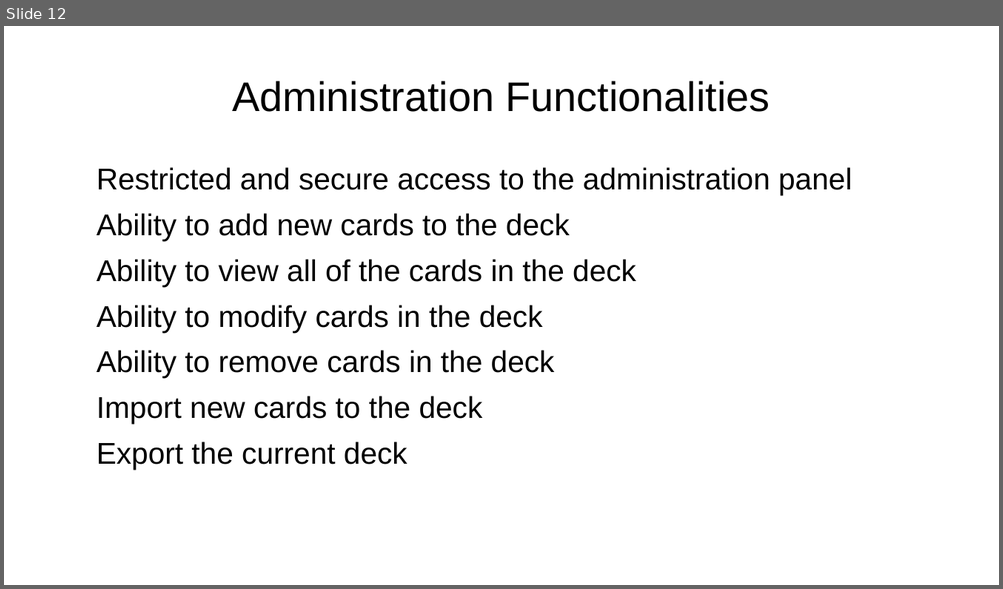
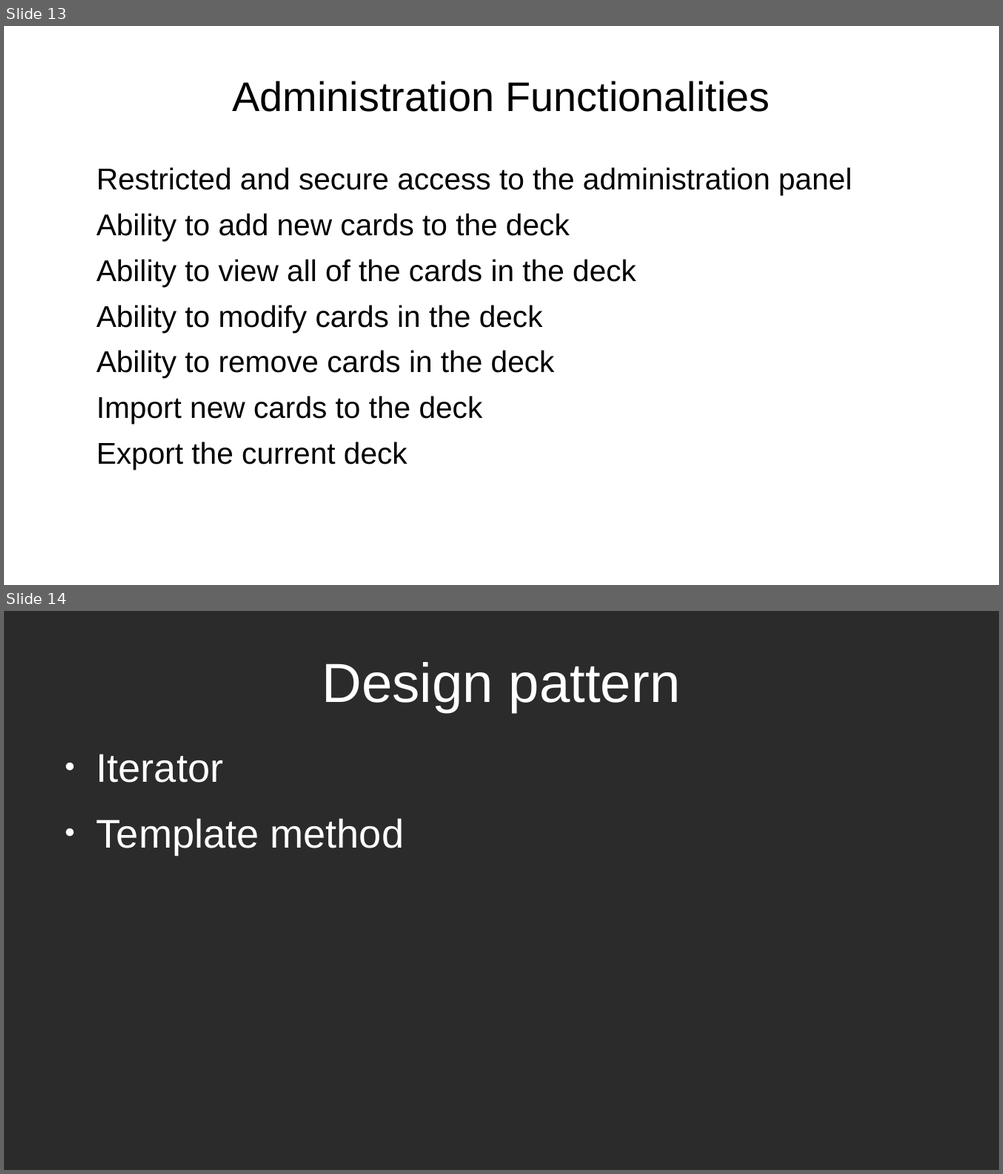
Before and after one commit to GiorgioCaculli/B2_TTMC_Doc, a slide deck: PowerPoint1.odp. Shown one above the other, each under a label of ours: slide 12 before the commit, slides 13 and 14 after it. The pictures are 1003x589 and 1003x1174 pixels, drawn with LibreOffice and Linux fonts; fonts in the diff are those of the drawing; background and template pictures are left out; a plain dark background stands for a picture behind light text. Boxes give left, top, right and bottom in pixels: in the first picture for what was removed or moved away, otherwise in the second. Text is boxed around its words. In the diff, an @@ line names an element or a change of style, - is before the commit and + after.

```diff
--- a/PowerPoint1.odp
+++ b/PowerPoint1.odp
@@ slide 14 added at bbox=[4, 611, 999, 1170], background picture (left out) @@
@@ title added at bbox=[321, 662, 680, 712], 44 pt, text #FFFFFF @@
+Design pattern
@@ text added at bbox=[96, 754, 404, 854], 32 pt, text #FFFFFF @@
+● Iterator
+● Template method
@@ what was slide 12 is now slide 13 @@
```
Also in this commit, not shown: 1 slide changed, 7 other slides added.
